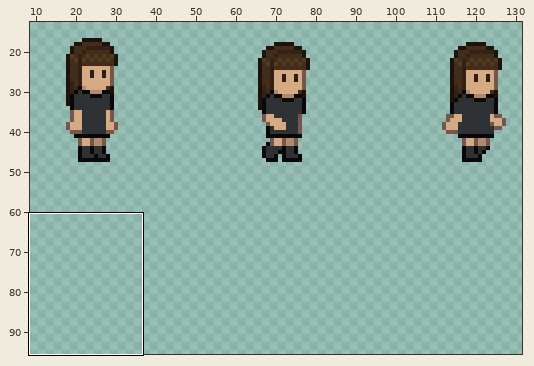
Two states of a sprite sheet, assets/images/player.png. Above, an overview of the earlier version with the close-up marked.
Close-up. Before:
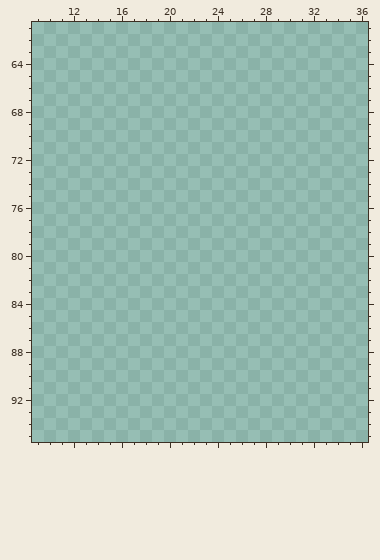
The file is 144x96 pixels. Colours within 5 levels of each other are drawn and written as one. Shown: x 9..36, y 61..95. The wide view leaves out empty margins.
Palette (. is transparent): 
The result:
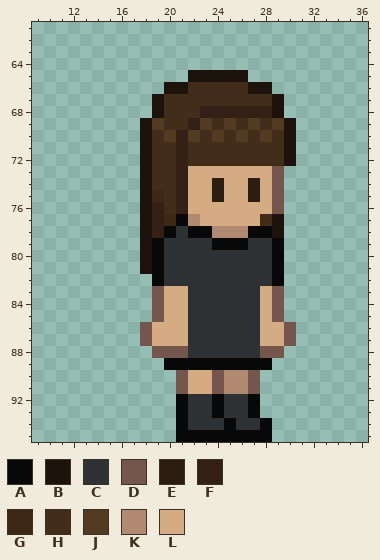
Colours new in this view: A #080809  B #1e130c  C #2f3234  D #75564d  E #2b1e11  F #342014  G #3d2717  H #412d19  J #523b20  K #b18971  L #d4ab83
The commit says: added nodding animation to respond to dialog
The exact change:
y 65: x 22..26 ..... -> BBBBB
y 66: x 20..28 ......... -> BBHHHHHBB
y 67: x 19..29 ........... -> BHHHHHHHHHB
y 68: x 19..29 ........... -> BHHHFFFFFFB
y 69: x 18..30 ............. -> BJHHFJHJHJHJB
y 70: x 18..30 ............. -> BHJFJHJHJHJHB
y 71..72: x 18..30 ............. -> BHHFHHHHHHHHB
y 73: x 18..29 ............ -> BHHFLLLLLLLD
y 74: x 18..29 ............ -> BHHFLLELLELD
y 75: x 18..29 ............ -> BGHFLLELLELD
y 76: x 18..29 ............ -> BFHFLLLLLLLD
y 77: x 18..29 ............ -> BFGAKLLLLLHB
y 78: x 18..29 ............ -> BFACAAKKKAAB
y 79: x 18..29 ............ -> BACCCCAAACCA
y 80..81: x 18..29 ............ -> BACCCCCCCCCA
y 82: x 19..29 ........... -> ACCCCCCCCCA
y 83..85: x 19..29 ........... -> DLLCCCCCCLD
y 86..87: x 18..30 ............. -> DLLLCCCCCCLLD
y 88: x 19..29 ........... -> DDDCCCCCCDD
y 89: x 20..28 ......... -> AAAAAAAAA
y 90..91: x 21..27 ....... -> DLLDKKD
y 92..93: x 21..27 ....... -> ACCACCA
y 94: x 21..28 ........ -> ACCCACCA
y 95: x 21..28 ........ -> AAAAAAAA
Pixel boxes of the changes (left, top, right, bottom) in both close-ups:
added: (140, 70, 296, 442)
